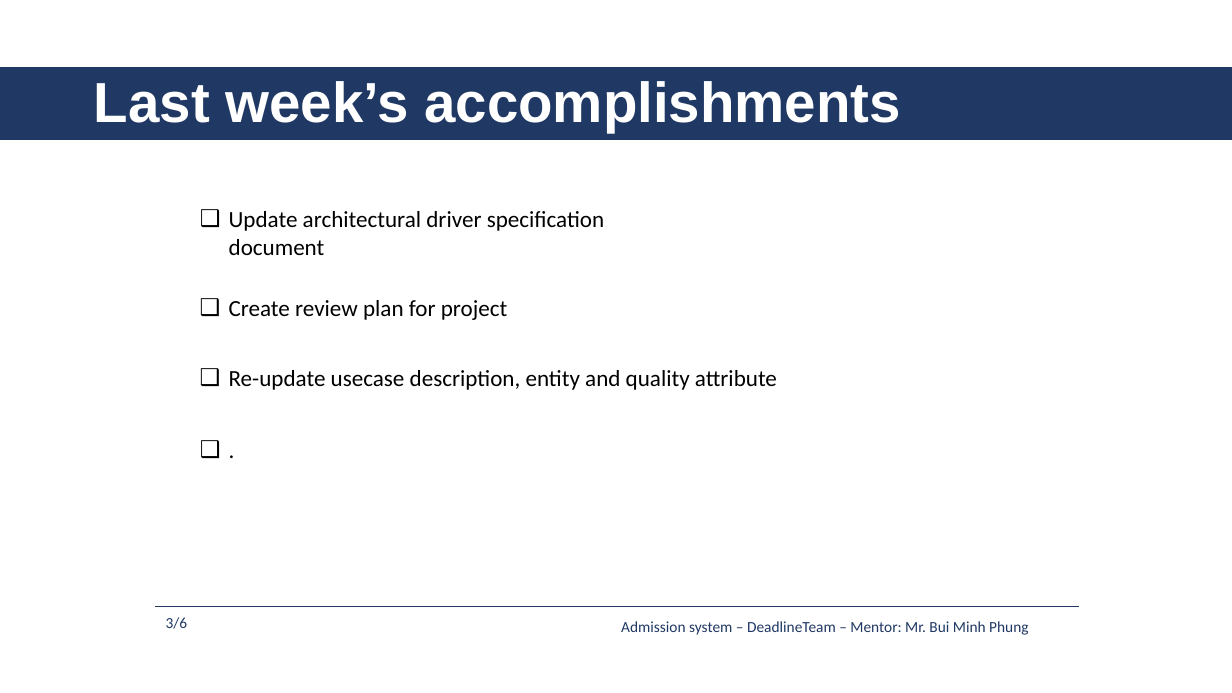
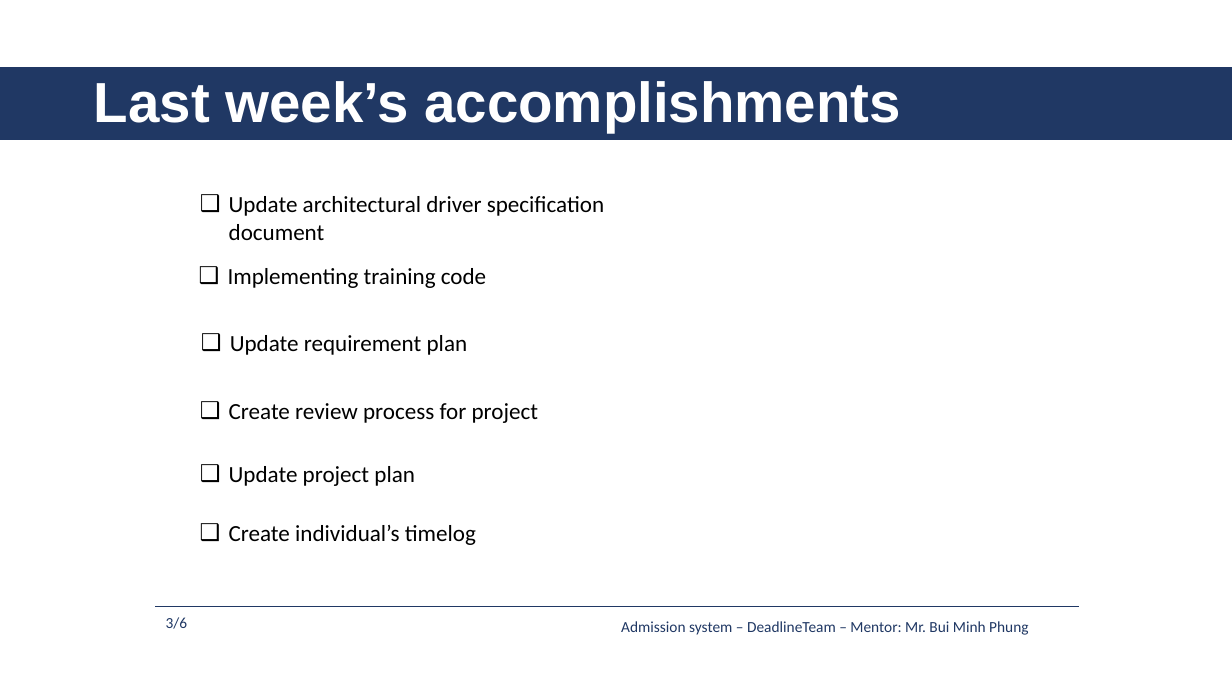
Before and after one commit to daotk/cap-deadline, a slide deck: slide 3 of 9. Presentation/AS_DeadlineTeam_Week7.pptx. Drawn at 1232x693 pixels with LibreOffice and Linux fonts; fonts in the diff are those of the drawing. Boxes give left, top, right and bottom in pixels: in the first picture for what was removed or moved away, otherwise in the second. Text is boxed around its words. In the diff, an @@ line names an element or a change of style, - is before the commit and + after.

```diff
--- a/9. Presentation/AS_DeadlineTeam_Week7.pptx
+++ b/9. Presentation/AS_DeadlineTeam_Week7.pptx
@@ text "Update architectural driver specification document": place and size @@
-text "Update architectural driver specification document" at [229, 211, 604, 255]
+text "Update architectural driver specification document" at [229, 196, 604, 240]
@@ text added at [228, 268, 486, 288], 18 pt, text #000000 @@
+❑ Implementing training code
@@ text added at [230, 335, 468, 355], 18 pt, text #000000 @@
+❑ Update requirement plan
@@ text at [229, 403, 538, 423]: text changed @@
-❑ Create review plan for project
+❑ Create review process for project
@@ text removed at [190, 432, 244, 469] @@
-❑ .
@@ text at [229, 466, 415, 486]: text changed @@
-❑ Re-update usecase description, entity and quality attribute
+❑ Update project plan
@@ text added at [229, 525, 476, 545], 18 pt, text #000000 @@
+❑ Create individual’s timelog
```
Also in this commit, not shown: 2 other slides changed, 1 slide added, 3 other files.
